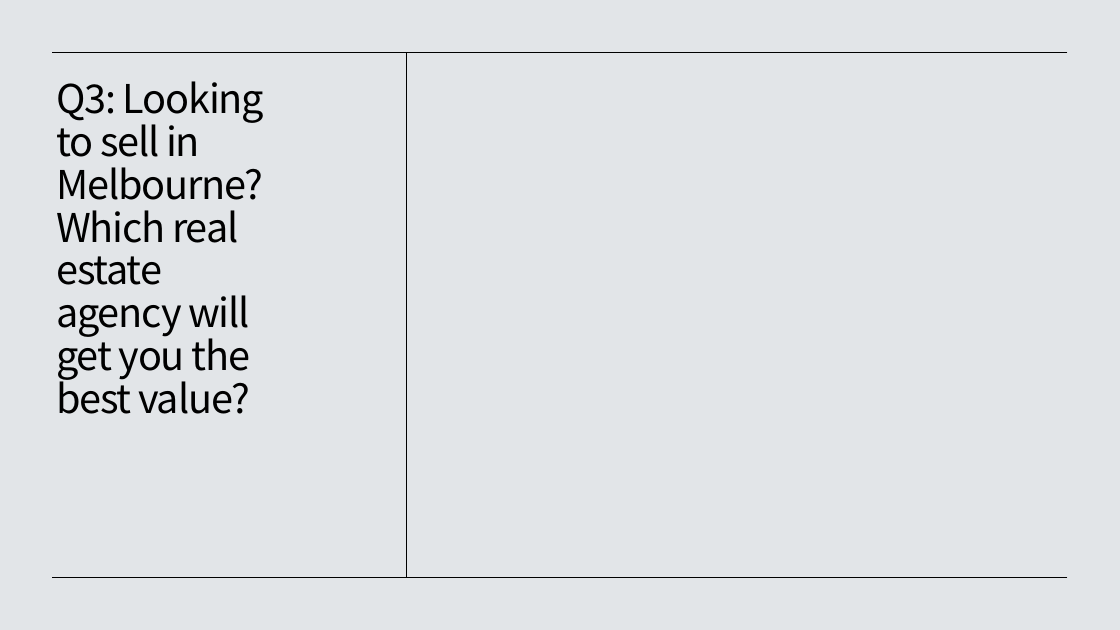
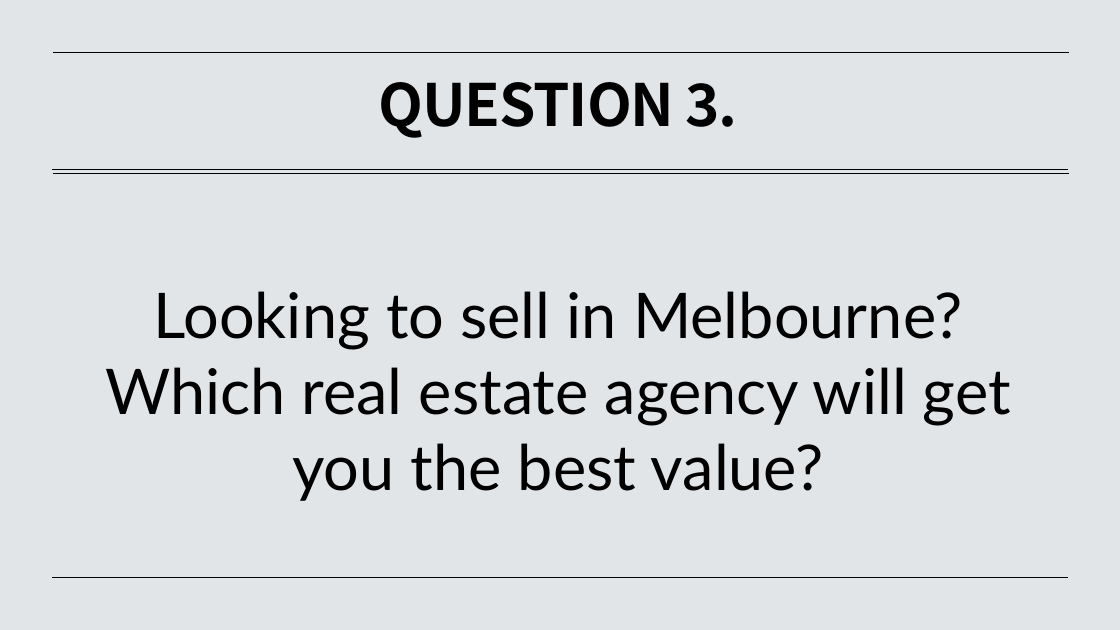
Before and after one commit to Kopixx/Project-1, a slide deck: slide 15 of Project 1 Presentation Slides.pptx. Drawn at 1120x630 pixels with LibreOffice and Linux fonts; fonts in the diff are those of the drawing. Boxes give left, top, right and bottom in pixels: in the first picture for what was removed or moved away, otherwise in the second. Text is boxed around its words. In the diff, an @@ line names an element or a change of style, - is before the commit and + after.

```diff
--- a/Project 1 Presentation Slides.pptx
+++ b/Project 1 Presentation Slides.pptx
@@ line removed from (406, 52) to (406, 578) @@
@@ title added at <box>379,82,738,138</box>, 50 pt, text #000000, bold @@
+QUESTION 3.
@@ line moved from (1068, 52) - (53, 52) to (52, 170) - (1068, 170) @@
@@ line added from (1070, 173) to (53, 173), #000000 0.5 pt @@
@@ text at <box>105,291,1011,501</box>: text changed; size 34 to 54 pt; font Noto Sans CJK KR to Lato @@
-Q3: Looking to sell in Melbourne? Which real estate agency will get you the best value?
+Looking to sell in Melbourne? Which real estate agency will get you the best value?
```
Also in this commit, not shown: 3 other slides changed, 2 slides added.
